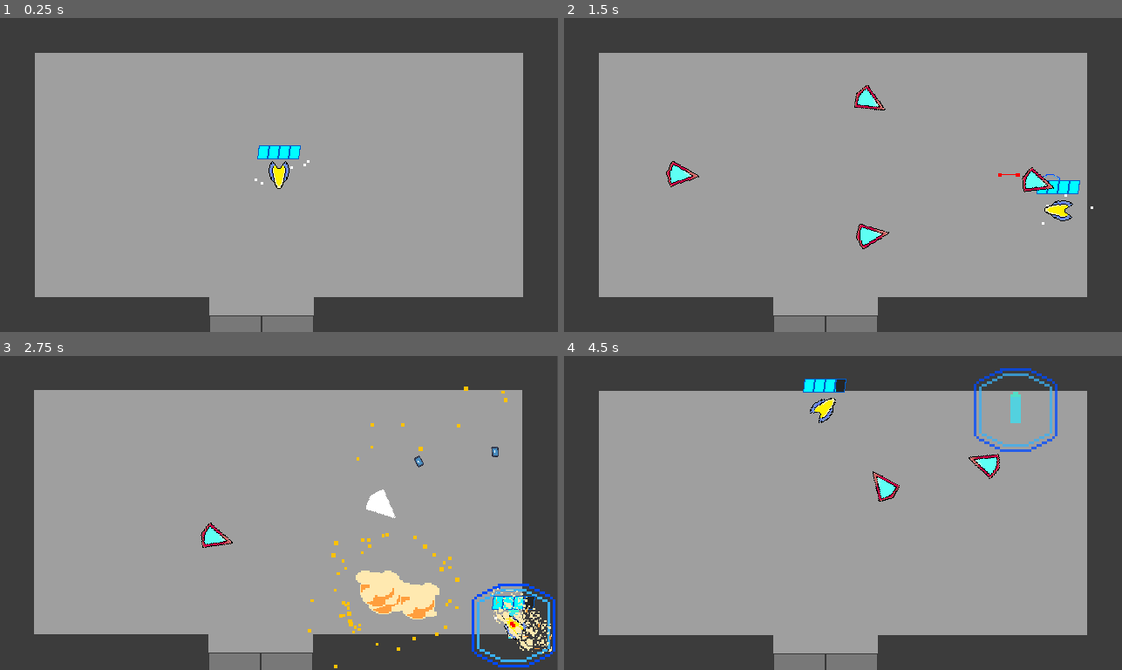
Above: before the commit, frames 1-4 (two rows, left to right).
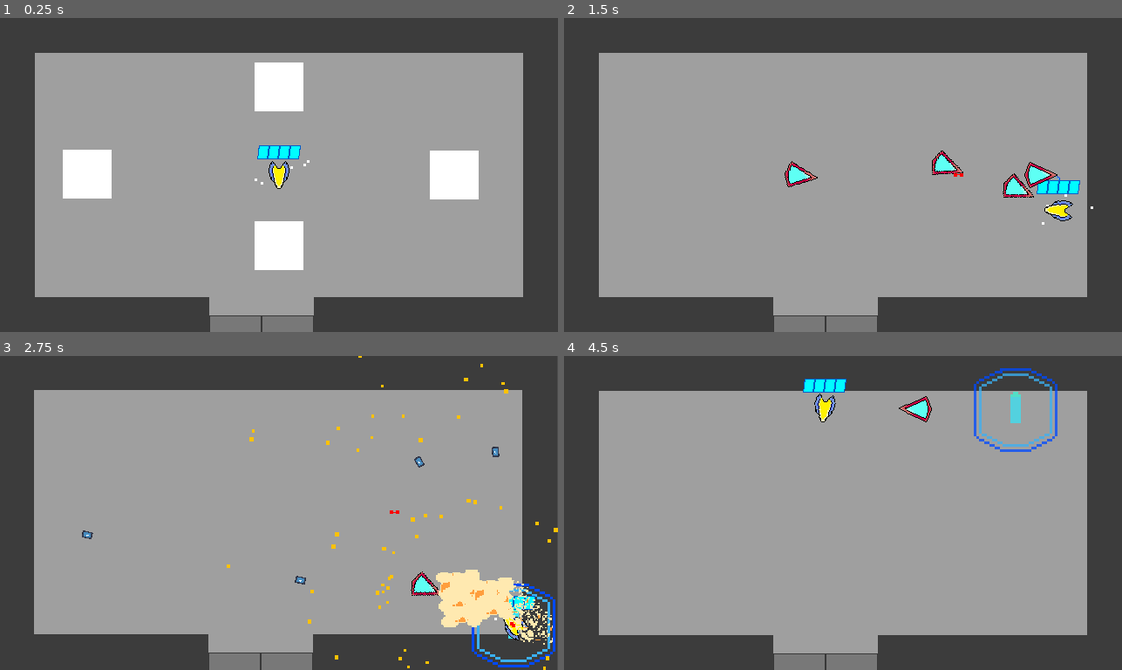
Above: after the commit, the same moments.

Repository: Nick98765432/Space-Blast
Game: Godot game, scene res://Levels/Level levels/Level 1-1.tscn
Two runs of this game, one before a commit and one after it. Both use one fixed random seed, a clock stepped at 60 frames per second and the inputs below. The engine's default icon, where the game draws it, is replaced by a stand-in: a white triangle on a blue panel in a dark square. Sound files missing from this copy of the repository are replaced by a short silence.
Inputs (mouse positions are in pixels of both pictures, inside the frame that each line leads up to):
- Up to frame 1 (0.25 s): no input
- Up to frame 2 (1.5 s): move the mouse to (965, 159) at 0.52 s; hold D (right) 0.53-1.28 s; tap Space (parry) at 0.6 s; tap 1 (shot) at 0.8, 1.35 s; move the mouse to (731, 190) at 1.27 s; hold S (down) from 1.28 s (still down)
- Up to frame 3 (2.75 s): tap Space (parry) at 1.55 s; move the mouse to (334, 443) at 2.02 s; release S (down) at 2.03 s; hold D (right) from 2.03 s (still down); right-click (334, 443) at 2.1 s; tap 1 (shot) at 2.3 s
- Up to frame 4 (4.5 s): move the mouse to (815, 575) at 2.77 s; release D (right) at 2.78 s; hold W (up) 2.78-3.53 s; tap 3 (fullAuto) at 2.85 s; tap Space (parry) at 3.05, 4.35 s; move the mouse to (1010, 560) at 3.52 s; hold A (left) from 3.53 s (still down); tap E (interact) at 3.6 s; tap 1 (shot) at 3.8 s; move the mouse to (675, 465) at 4.27 s

The runs differ from the first frame. In frame 1, 5.4% of the frame differs, in the area x 11-86%, y 14-81%; in frame 2, 1.9%; in frame 3, 5.4%; in frame 4, 1.0%.

Commit message:
balance changes

Diff:
--- a/Enemies/Components/attacks.gd
+++ b/Enemies/Components/attacks.gd
@@ -12,6 +12,7 @@
 var sounds: Sounds
 var particles: Particles
 var player: Player
+@export var dashDamage: float = 35
 @export var dashSpeed: float = 36000
 
 func _ready() -> void:
@@ -41,7 +42,7 @@
 						damageDone = true
 				else:
 					if not(damageDone):
-						i.damage(35)
+						i.damage(dashDamage)
 						damageDone = true
 
 			break
--- a/Enemies/Components/proj_brain.tscn
+++ b/Enemies/Components/proj_brain.tscn
@@ -10,7 +10,7 @@
 autostart = true
 
 [node name="stateChange" type="Timer" parent="."]
-wait_time = 1.5
+wait_time = 1.2
 one_shot = true
 
 [connection signal="timeout" from="dirTimer" to="." method="_on_dir_timer_timeout"]
--- a/Enemies/Scenes/AceMan.tscn
+++ b/Enemies/Scenes/AceMan.tscn
@@ -67,6 +67,7 @@
 [node name="Sounds" parent="." instance=ExtResource("4_003xu")]
 
 [node name="Attacks" parent="." instance=ExtResource("5_j7rat")]
+dashDamage = 40.0
 
 [node name="Particles" parent="." instance=ExtResource("6_y7puy")]
 texture = ExtResource("1_fmwx1")
--- a/Enemies/Scenes/Projectile enemy.tscn
+++ b/Enemies/Scenes/Projectile enemy.tscn
@@ -56,7 +56,6 @@
 [node name="lineOfSight" type="RayCast2D" parent="."]
 
 [node name="shotCool" type="Timer" parent="."]
-wait_time = 1.5
 one_shot = true
 
 [node name="hitbox" type="Area2D" parent="." groups=["enemies"]]
--- a/Enemies/Scenes/melee enemy.tscn
+++ b/Enemies/Scenes/melee enemy.tscn
@@ -76,7 +76,8 @@
 [node name="Particles" parent="." instance=ExtResource("8_kufqm")]
 
 [node name="Attacks" parent="." instance=ExtResource("7_i00vs")]
-dashSpeed = 18000.0
+dashDamage = 45.0
+dashSpeed = 24000.0
 
 [node name="Sounds" parent="." instance=ExtResource("8_li8li")]
 
--- a/Enemies/attacks/enemy_energy_blast.gd
+++ b/Enemies/attacks/enemy_energy_blast.gd
@@ -4,7 +4,7 @@
 var isParriable: bool
 var ifParried: bool = false
 var type: int
-var damage: float = 30
+var damage: float = 35
 var target: Player
 var deflect: bool = false
 
--- a/Enemies/health.gd
+++ b/Enemies/health.gd
@@ -36,6 +36,7 @@
 			player.targeted = false
 			Signals.emit_signal("shakeSmall")
 			player.parryEnergy += 10
+			player.health += 10
 			energyGiven = true
 			player.enemyCount -= 1
 			parent.dead = true
@@ -61,7 +62,7 @@
 	player.parryCooled = true
 	player.parryEnergy += 24
 	player.ammo = 30
-	player.health += 15
+	player.health += player.parryHeal
 
 func hurt(amount):
 	emit_signal("hit")
--- a/Enemies/melee_enemy.gd
+++ b/Enemies/melee_enemy.gd
@@ -1,7 +1,7 @@
 extends CharacterBody2D
 
 var dead = false
-var speed = 1000
+var speed = 2000
 var movementDir
 var pos: Vector2
 @export var player: Node
@@ -53,7 +53,7 @@
 
 func _on_attack_timer_timeout() -> void:
 	if not dead:
-		attacks.dash(false, false)
-		await get_tree().create_timer(0.5).timeout
+		attacks.dash(false, true)
+		await get_tree().create_timer(0.6).timeout
 		attacks.done()
 		attacks.comboDone()
--- a/Enemies/projectile_enemy.gd
+++ b/Enemies/projectile_enemy.gd
@@ -26,7 +26,7 @@
 		#checks for line of sight. if not, pathfind until line of sight is achieved, otherwise movetoward player and retreat if too close in circle motion
 		#delay in between so the enemy does just circle strafe
 		if line_of_sight.get_collider() == player:
-			if global_position.distance_to(player.global_position) > 100:
+			if global_position.distance_to(player.global_position) > 110:
 				if shot_cool.time_left <= 0:
 					shot_cool.start()
 			proj_brain.move()
@@ -44,4 +44,4 @@
 		attacks.telegraph()
 		await get_tree().create_timer(0.2).timeout
 		player.targeted = false
-		attacks.singleShot()
+		attacks.preSingleShot()
--- a/Levels/Level levels/Level 1-1.tscn
+++ b/Levels/Level levels/Level 1-1.tscn
@@ -44,7 +44,6 @@
 volume_db = -3.0
 autoplay = true
 script = ExtResource("2_q7nqy")
-intro = true
 
 [node name="Music" type="AudioStreamPlayer" parent="." node_paths=PackedStringArray("intro")]
 stream = ExtResource("3_0f2sw")
@@ -104,10 +103,10 @@
 waveNum = 1
 
 [node name="ProjGuySpawner2" parent="Enemies/Room 2/Wave 2" instance=ExtResource("7_wut71")]
-position = Vector2(521, 595)
+position = Vector2(520, 472)
 
 [node name="ProjGuySpawner3" parent="Enemies/Room 2/Wave 2" instance=ExtResource("7_wut71")]
-position = Vector2(140, 595)
+position = Vector2(139, 472)
 
 [node name="Door2" parent="Enemies" instance=ExtResource("9_lfx80")]
 position = Vector2(300, 720)
--- a/Player/player.gd
+++ b/Player/player.gd
@@ -16,6 +16,7 @@
 var weapon: int = 1
 var ammo: int = 30
 var bossBarCount: int = 0
+var parryHeal: float = 25
 var enemyCount := 0
 var encounter: Vector2i = Vector2i(0, 0)
 var dir
@@ -101,14 +102,14 @@
 			parryCooled = true
 		#parry parrying
 		if parry:
-			player_sprite.rotate(deg_to_rad(22))
+			player_sprite.rotate(deg_to_rad(360/(parry_timer.wait_time)))
 			for i in parry_hurt_box.get_overlapping_areas():
 				if i.is_in_group("enemyProj"):
 					if i.ifParried == false and i.isParriable:
 						Hitstops.shortHitstop()
 						parry_sfx.play()
 						i.parried()
-						health += 15
+						health += parryHeal
 						parryEnergy += 30
 						parryCooled = true
 						ammo = 30
--- a/Player/player.tscn
+++ b/Player/player.tscn
@@ -185,7 +185,7 @@
 explosiveness = 1.0
 
 [node name="parry timer" type="Timer" parent="."]
-wait_time = 0.15
+wait_time = 0.22
 one_shot = true
 
 [node name="Shot cooldown" type="Timer" parent="."]
